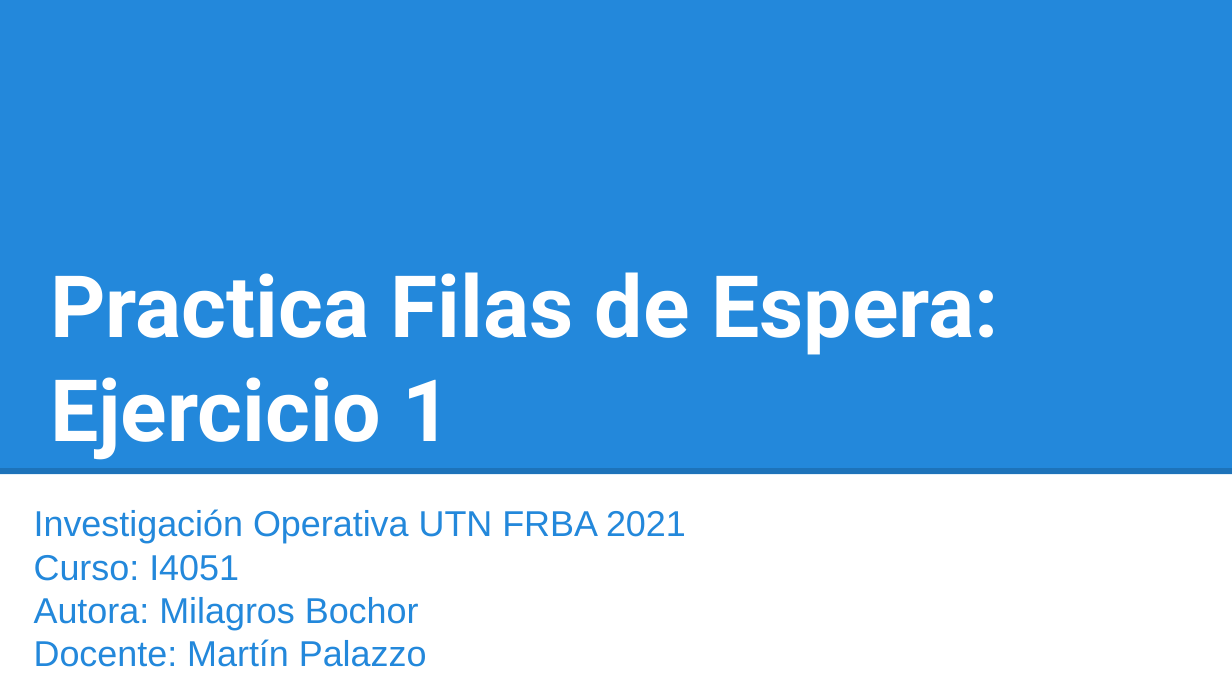
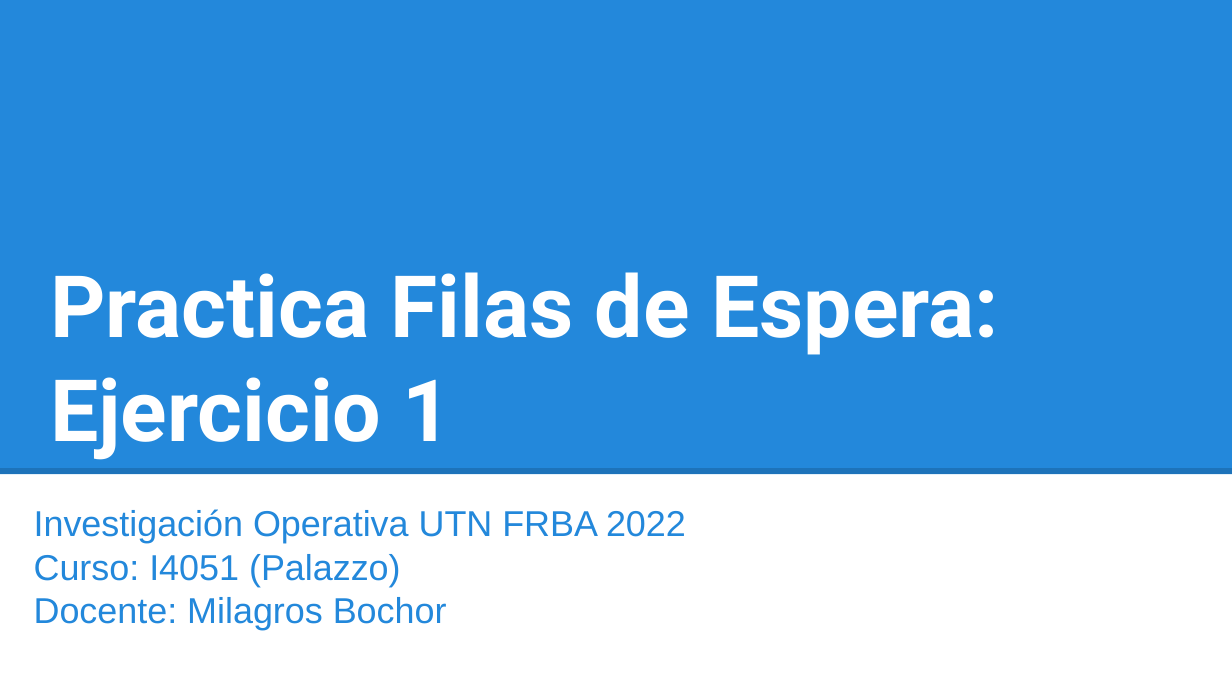
Before and after one commit to investigacion-operativa/pyOperativ, a slide deck: slide 1 of 05_filas/ejercicios/clase06_ejercicio_1/ejercicio_filas_01_prez.pptx. Drawn at 1232x693 pixels with LibreOffice and Linux fonts; fonts in the diff are those of the drawing. Boxes give left, top, right and bottom in pixels: in the first picture for what was removed or moved away, otherwise in the second. Text is boxed around its words. In the diff, an @@ line names an element or a change of style, - is before the commit and + after.

Commit message:
ej01 filas update

```diff
--- a/05_filas/ejercicios/clase06_ejercicio_1/ejercicio_filas_01_prez.pptx
+++ b/05_filas/ejercicios/clase06_ejercicio_1/ejercicio_filas_01_prez.pptx
@@ subtitle at [34,509,686,630]: text changed @@
-Investigación Operativa UTN FRBA 2021
-Curso: I4051
-Autora: Milagros Bochor
-Docente: Martín Palazzo
+Investigación Operativa UTN FRBA 2022
+Curso: I4051 (Palazzo)
+Docente: Milagros Bochor
```
Also in this commit, not shown: 1 other file.
